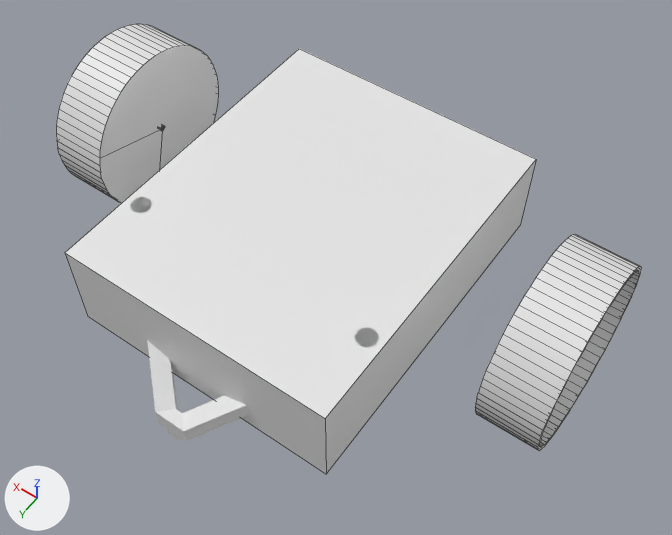
The Blender file Model/chassis.blend as it was, and as the next commit left it.
Both versions are drawn from a 50 mm lens placed at (-8.72, 11.95, 17.0), pointed at (-0.89, 0.99, -0.23). Arrows for +X, +Y and +Z are at lower left; the lights stay in place. The first picture is the older version. Mesh edges are drawn as thin lines on the coarser meshes.
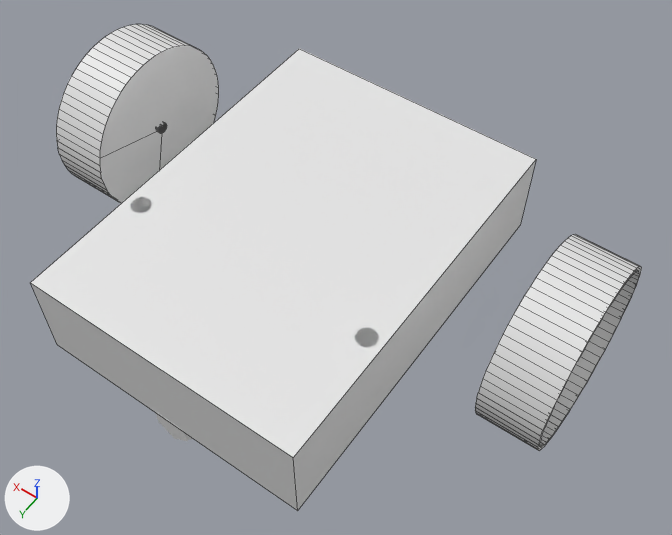
Boxes [x1, y1, x2, y2] around the edits, measured in the pictures (672 x 535 px):
```json
{"object": "Cube", "change": "reshaped", "before": [65, 49, 536, 474], "after": [31, 49, 536, 511], "on screen": "7% wider, 9% taller"}
{"object": "Cube.007", "change": "unchanged, covered by the edit", "before": [131, 197, 379, 441], "after": [131, 197, 379, 441]}
```

The change, as JSON lines over the scene's bpy script:
```json
{"block": "me_cube", "where": "# used by ob_cube; location = (0.0, 0.75, 0.0); scale = (3.5, 4.25, 1.2)"}
{"block": "me_cube", "where": "# verts and faces of me_cube; kept vertices keep their numbers, new ones are numbered from 8"}
{"block": "me_cube", "where": "# before: 0 (1.0, 1.0, 1.0), 1 (1.0, 1.0, -1.0), 2 (1.0, -1.0, 1.0), 3 (1.0, -1.0, -1.0), 4 (-1.0, 1.0, 1.0)"}
{"block": "me_cube", "where": "# before: 5 (-1.0, 1.0, -1.0), 6 (-1.0, -1.0, 1.0), 7 (-1.0, -1.0, -1.0)"}
{"op": "remove", "block": "me_cube", "code": "me_cube.from_pydata(...)  # 8 vertices, 6 faces; spans x -1.0..1.0, y -1.0..1.0, z -1.0..1.0"}
{"op": "add", "block": "me_cube", "code": "me_cube.from_pydata(...)  # 12 vertices, 6 faces; spans x -1.0..1.0, y -1.0..1.24, z -1.0..1.0"}
{"block": "me_cube", "change": "me_cube part 1"}
{"op": "add", "block": "me_cube", "code": "delete_faces([(0, 4, 6, 2), (4, 5, 7, 6), (1, 3, 7, 5), (0, 2, 3, 1), (0, 1, 5, 4)])"}
{"op": "add", "block": "me_cube", "code": "for new, old in zip([*range(8, 12)], [0, 1, 4, 5]): verts[new] = verts[old] + (0.0, 0.24, 0.0)"}
{"op": "add", "block": "me_cube", "code": "faces += [(0, 2, 3, 1, 9, 8), (0, 8, 10, 4, 6, 2), (1, 3, 7, 5, 11, 9), (8, 9, 11, 10), (4, 10, 11, 5, 7, 6)]"}
```
